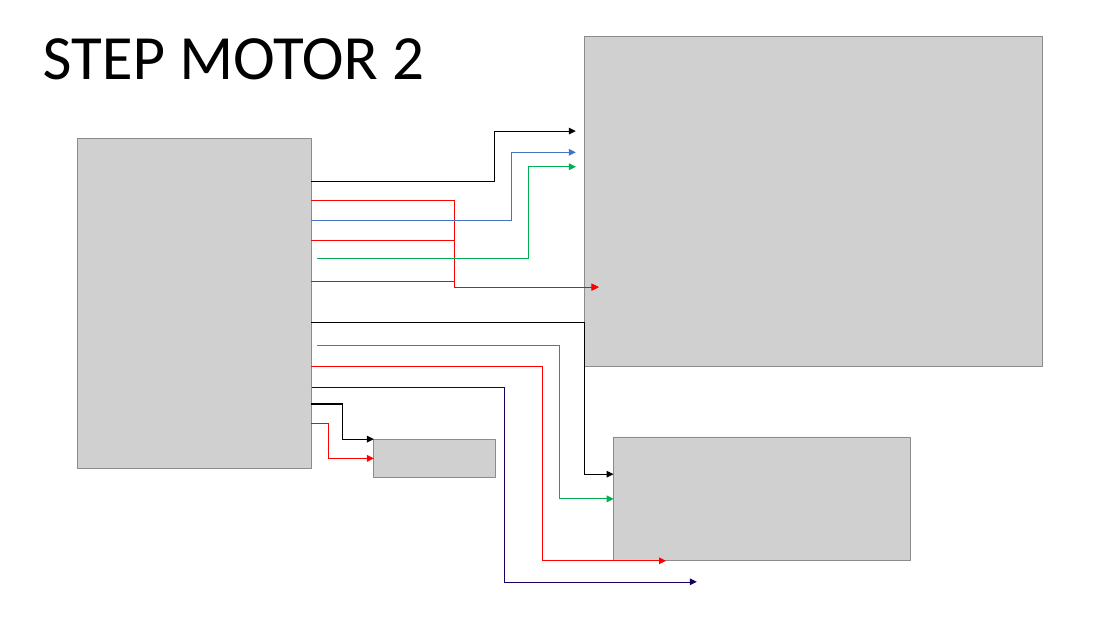
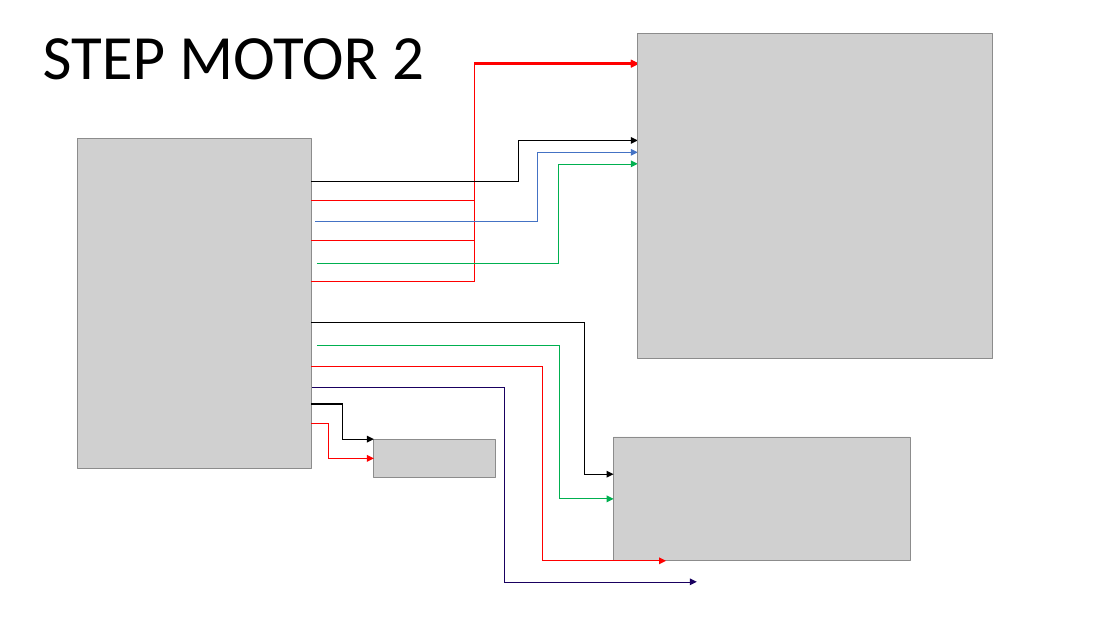
Before and after one commit to FreakJazz/ESP32-control-TB6600, a slide deck: slide 2 of connections/connections.pptx. Drawn at 1120x630 pixels with LibreOffice and Linux fonts; fonts in the diff are those of the drawing; grey boxes stand for pictures. Boxes give left, top, right and bottom in pixels: in the first picture for what was removed or moved away, otherwise in the second. Text is boxed around its words. In the diff, an @@ line names an element or a change of style, - is before the commit and + after.

```diff
--- a/connections/connections.pptx
+++ b/connections/connections.pptx
@@ picture: place and size @@
-picture at [585, 37, 1043, 367]
+picture at [638, 34, 992, 359]
@@ elbow arrow moved from (312, 201) - (599, 287) to (312, 201) - (638, 63) @@
@@ elbow arrow moved from (312, 240) - (599, 287) to (312, 240) - (638, 63) @@
@@ elbow arrow moved from (312, 281) - (599, 287) to (312, 281) - (638, 65) @@
@@ elbow arrow moved from (312, 181) - (576, 131) to (312, 181) - (638, 140) @@
@@ elbow arrow moved from (312, 220) - (576, 152) to (315, 221) - (638, 152) @@
@@ elbow arrow moved from (317, 259) - (576, 167) to (317, 263) - (638, 164) @@
```
Also in this commit, not shown: 2 other slides changed, 3 slides added, 2 other files.
